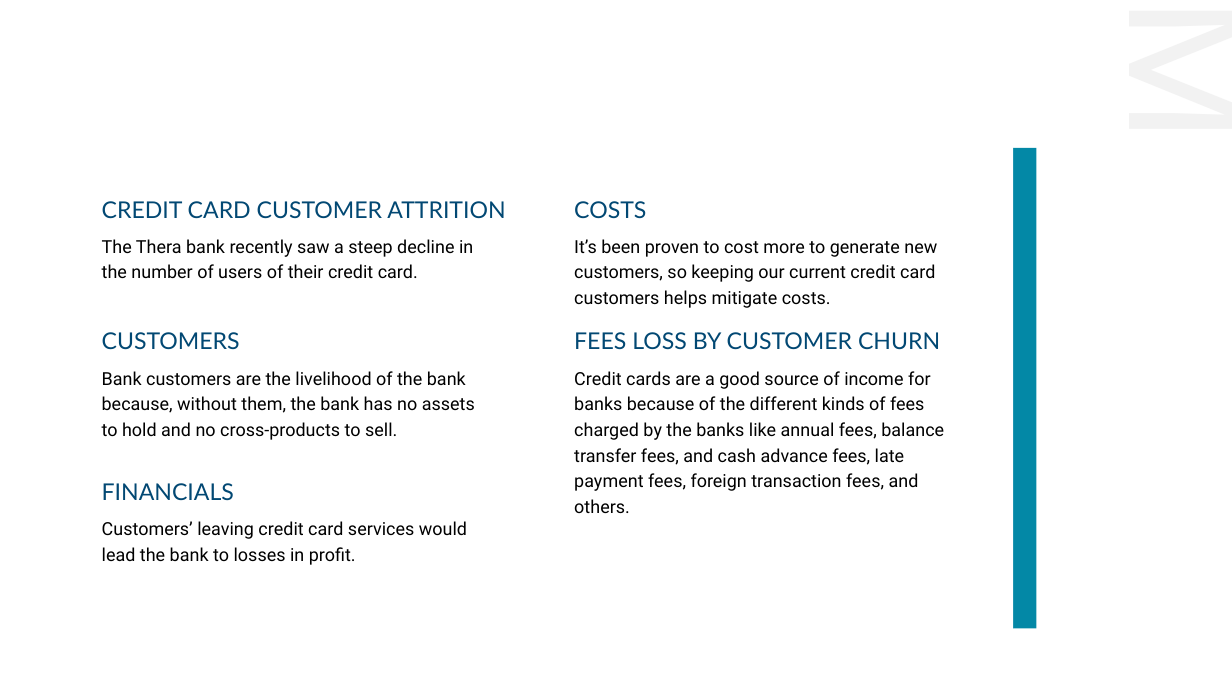
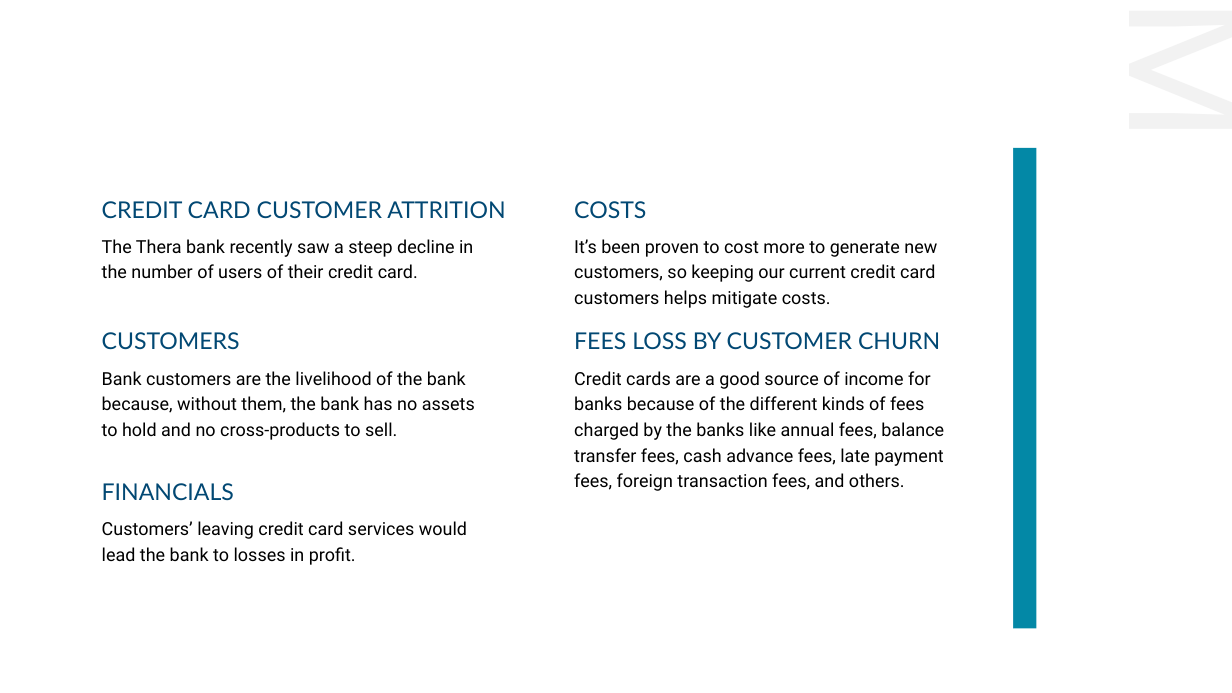
Before and after one commit to ithllc/AAI_510_02_SU23, a slide deck: slide 2 of Bank_Customer_Churn.pptx. Drawn at 1232x693 pixels with LibreOffice and Linux fonts; fonts in the diff are those of the drawing; background and template pictures are left out. Boxes give left, top, right and bottom in pixels: in the first picture for what was removed or moved away, otherwise in the second. Text is boxed around its words. In the diff, an @@ line names an element or a change of style, - is before the commit and + after.

```diff
--- a/Bank_Customer_Churn.pptx
+++ b/Bank_Customer_Churn.pptx
@@ text at (574, 371, 944, 491): text changed @@
-Credit cards are a good source of income for banks because of the different kinds of fees charged by the banks like annual fees, balance transfer fees, and cash advance fees, late payment fees, foreign transaction fees, and others.
+Credit cards are a good source of income for banks because of the different kinds of fees charged by the banks like annual fees, balance transfer fees, cash advance fees, late payment fees, foreign transaction fees, and others.
```
Also in this commit, not shown: 2 other slides changed.
